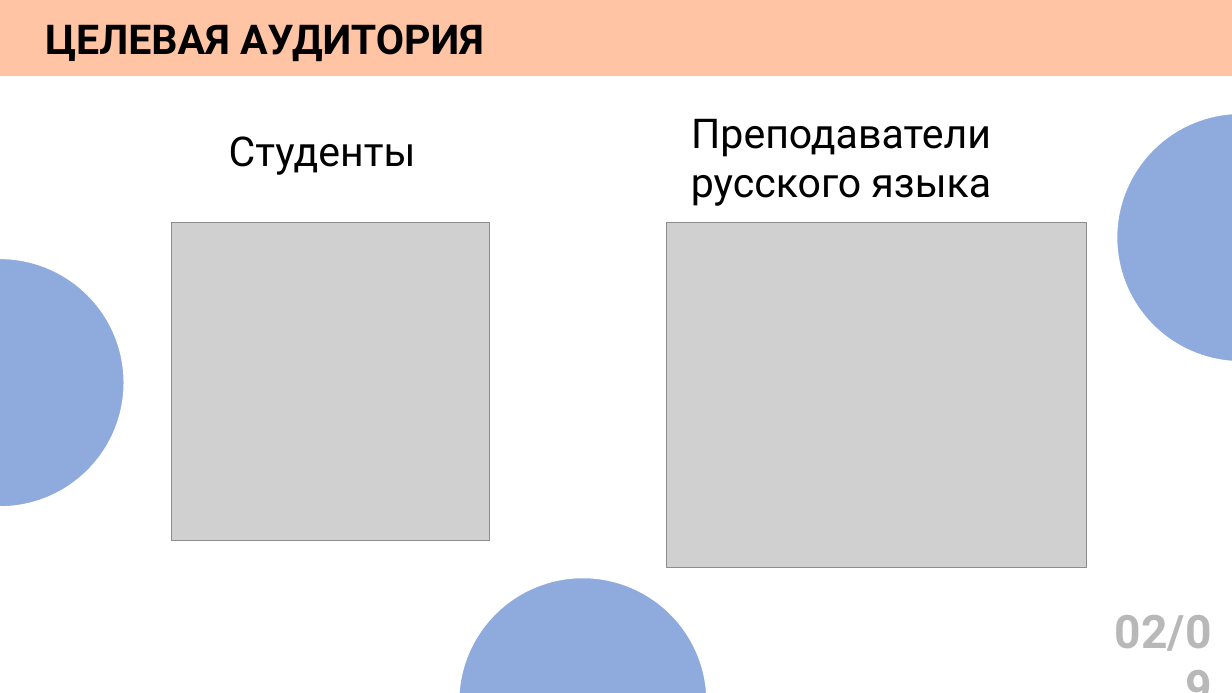
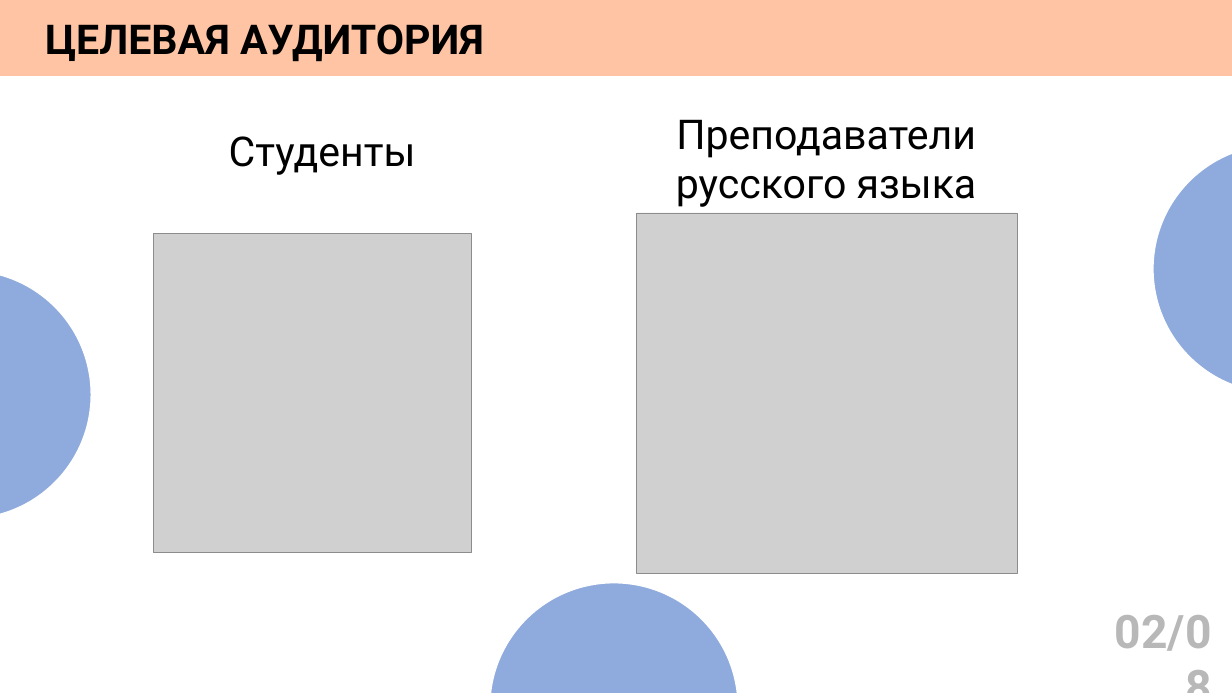
Before and after one commit to AngelGrinota/presentation, a slide deck: slide 2 of презентация.pptx. Drawn at 1232x693 pixels with LibreOffice and Linux fonts; fonts in the diff are those of the drawing; grey boxes stand for pictures; background and template pictures are left out. Boxes give left, top, right and bottom in pixels: in the first picture for what was removed or moved away, otherwise in the second. Text is boxed around its words. In the diff, an @@ line names an element or a change of style, - is before the commit and + after.

```diff
--- a/презентация.pptx
+++ b/презентация.pptx
@@ text "Преподаватели русского языка": place and size @@
-text "Преподаватели русского языка" at (691,118,991,206)
+text "Преподаватели русского языка" at (676,119,977,207)
@@ ellipse: place and size @@
-ellipse at (1117,114,1232,362)
+ellipse at (1153,145,1232,394)
@@ picture: place and size @@
-picture at (171,222,490,541)
+picture at (153,234,472,553)
@@ picture: place and size @@
-picture at (667,222,1087,567)
+picture at (637,213,1018,574)
@@ ellipse: place and size @@
-ellipse at (0,259,125,507)
+ellipse at (0,271,91,519)
@@ ellipse: place and size @@
-ellipse at (458,578,707,693)
+ellipse at (490,583,738,693)
```
Also in this commit, not shown: 8 other slides changed, 1 other file.
